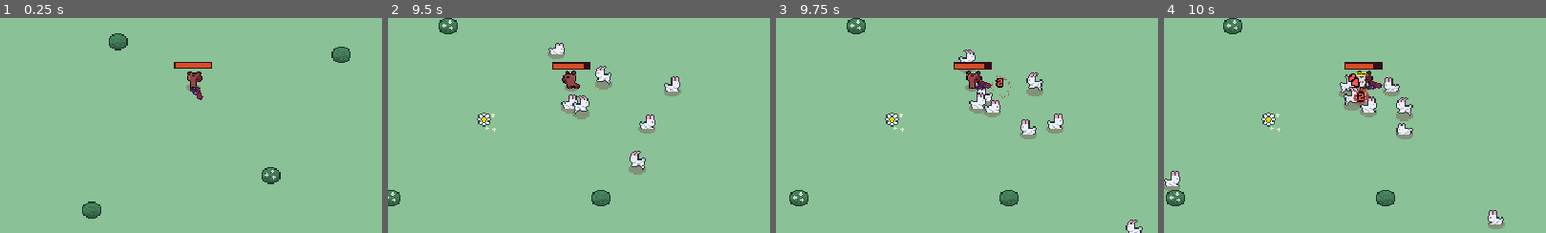
Above: before the commit, frames 1-4 (left to right).
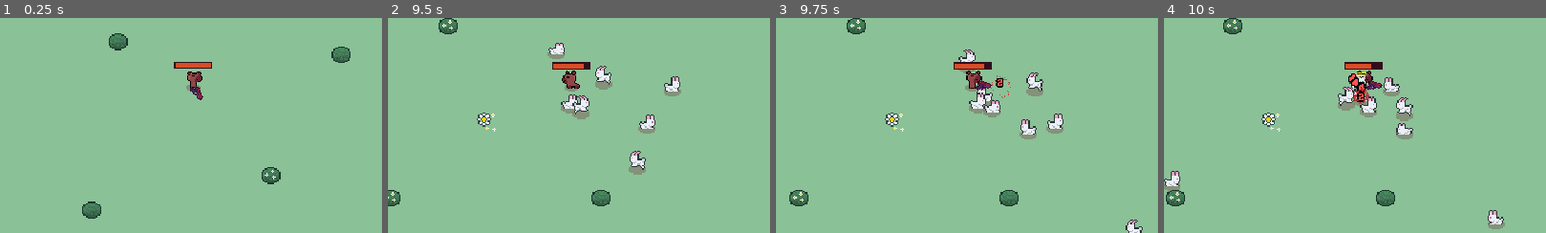
Above: after the commit, the same moments.

Repository: Sundwell/ritka-rampage
Game: Godot game, scene res://scenes/main/main.tscn
The game is run twice, just before and just after one commit, with the same random seed, the same clock (stepped at 60 frames per second) and the same inputs.
Inputs (mouse positions are % of the whole screen's width and height, from its top left):
- Up to frame 1 (0.25 s): no input
- Up to frame 2 (9.5 s): move the mouse to (72, 45) at 0.52 s; press the mouse at (72, 45) at 0.53 s; hold D (move_right) 0.53-1.28 s; move the mouse to (30, 55) at 1.27 s; release the mouse at (30, 55) at 1.28 s; hold S (move_down) 1.28-2.03 s; tap W (move_top) every 1.5 s from 1.35 to 8.85 s; move the mouse to (60, 28) at 2.02 s; press the mouse at (60, 28) at 2.03 s; hold D (move_right) 2.03-3.53 s; move the mouse to (45, 70) at 2.77 s; release the mouse at (45, 70) at 2.78 s; click (45, 70) at 2.92 s; move the mouse to (80, 65) at 3.52 s; press the mouse at (80, 65) at 3.53 s; hold A (move_left) 3.53-5.03 s; move the mouse to (20, 35) at 4.27 s; release the mouse at (20, 35) at 4.28 s; move the mouse to (55, 50) at 5.02 s; press the mouse at (55, 50) at 5.03 s; hold S (move_down) 5.03-5.78 s; move the mouse to (35, 25) at 5.77 s; release the mouse at (35, 25) at 5.78 s; hold D (move_right) 5.78-8.03 s; move the mouse to (72, 45) at 6.52 s; press the mouse at (72, 45) at 6.53 s; move the mouse to (30, 55) at 7.27 s; release the mouse at (30, 55) at 7.28 s; click (30, 55) at 7.42 s; move the mouse to (60, 28) at 8.02 s; press the mouse at (60, 28) at 8.03 s; hold S (move_down) 8.03-8.78 s; move the mouse to (45, 70) at 8.77 s; release the mouse at (45, 70) at 8.78 s; hold A (move_left) from 8.78 s (still down)
- Up to frame 3 (9.75 s): move the mouse to (80, 65) at 9.52 s; release A (move_left) at 9.53 s; press the mouse at (80, 65) at 9.53 s; hold D (move_right) from 9.53 s (still down)
- Up to frame 4 (10 s): keep holding D (move_right)
The pictures show only the part of the screen within x 24-74%, y 34-84%; the shares and areas given below are measured in that part.

Frames 1-3 are identical in both runs. In frame 4, 0.6% of the frame differs, in the area x 45-55%, y 21-44%.

Commit message:
TASK-19- Finished weapon upgrade system

Diff:
--- a/resources/upgrades/weapon_upgrades/pistol/pistol_upgrade.gd
+++ b/resources/upgrades/weapon_upgrades/pistol/pistol_upgrade.gd
@@ -11,3 +11,7 @@
 }
 
 @export var id: Id
+
+
+func get_id() -> int:
+	return id
--- /dev/null
+++ b/resources/upgrades/weapon_upgrades/pistol/pistol_upgrades_pool.tres
@@ -0,0 +1,12 @@
+[gd_resource type="Resource" script_class="WeaponUpgradesPool" load_steps=7 format=3 uid="uid://qst0kq5he2eh"]
+
+[ext_resource type="Script" path="res://resources/upgrades/weapon_upgrades/weapon_upgrades_pool.gd" id="1_fhp3j"]
+[ext_resource type="Script" path="res://resources/upgrades/weapon_upgrades/weapon_upgrade.gd" id="2_ni3rd"]
+[ext_resource type="Resource" uid="uid://cwr74oatpjrcx" path="res://resources/upgrades/weapon_upgrades/pistol/stat/damage_up.tres" id="3_us7jv"]
+[ext_resource type="Resource" uid="uid://djamg450tr134" path="res://resources/upgrades/weapon_upgrades/pistol/stat/improved_ballistics.tres" id="4_wgxph"]
+[ext_resource type="Resource" uid="uid://ddhtxwf5wm78b" path="res://resources/upgrades/weapon_upgrades/pistol/stat/shoot_rate.tres" id="5_efh7b"]
+[ext_resource type="Resource" uid="uid://cj2gajfd4cdys" path="res://resources/upgrades/weapon_upgrades/pistol/mechanic/more_bullets.tres" id="6_5qgvv"]
+
+[resource]
+script = ExtResource("1_fhp3j")
+upgrades = Array[ExtResource("2_ni3rd")]([ExtResource("6_5qgvv"), ExtResource("3_us7jv"), ExtResource("4_wgxph"), ExtResource("5_efh7b")])
--- a/resources/upgrades/weapon_upgrades/weapon_upgrade.gd
+++ b/resources/upgrades/weapon_upgrades/weapon_upgrade.gd
@@ -22,3 +22,8 @@
 var weight:
 	get():
 		return WEIGHT_BY_TYPE[type]
+
+
+func get_id() -> int:
+	push_error("get_id() must be overriden in subclass")
+	return -1
--- /dev/null
+++ b/resources/upgrades/weapon_upgrades/weapon_upgrades_pool.gd
@@ -0,0 +1,4 @@
+class_name WeaponUpgradesPool
+extends Resource
+
+@export var upgrades: Array[WeaponUpgrade] = []
--- a/scenes/autoload/game_events.gd
+++ b/scenes/autoload/game_events.gd
@@ -2,6 +2,8 @@
 
 signal orange_energy_collected(amount: float)
 signal mutation_upgrade_selected(upgrade: MutationUpgrade, current_upgrades: Dictionary)
+signal anvil_collected
+signal weapon_upgrade_selected(upgrade: WeaponUpgrade, current_upgrades: Dictionary)
 
 
 func emit_orange_energy_collected(amount: float):
@@ -10,3 +12,11 @@
 
 func emit_mutation_upgrade_selected(upgrade: MutationUpgrade, current_upgrades: Dictionary):
 	mutation_upgrade_selected.emit(upgrade, current_upgrades)
+
+
+func emit_anvil_collected():
+	anvil_collected.emit()
+
+
+func emit_weapon_upgrade_selected(upgrade: WeaponUpgrade, current_upgrades: Dictionary):
+	weapon_upgrade_selected.emit(upgrade, current_upgrades)
--- a/scenes/game_object/anvil/anvil.gd
+++ b/scenes/game_object/anvil/anvil.gd
@@ -6,4 +6,5 @@
 
 
 func on_body_entered(body: CharacterBody2D):
+	GameEvents.emit_anvil_collected()
 	queue_free()
--- a/scenes/game_object/enemy/bunny/bunny.gd
+++ b/scenes/game_object/enemy/bunny/bunny.gd
@@ -59,6 +59,7 @@
 func enter_state_die():
 	$HurtboxComponent.queue_free()
 	$HitboxComponent.queue_free()
+	$CollisionShape2D.queue_free()
 	actions_animation_player.play('die')
 
 
--- a/scenes/game_object/enemy/porcupine/porcupine.gd
+++ b/scenes/game_object/enemy/porcupine/porcupine.gd
@@ -69,6 +69,7 @@
 func enter_state_die():
 	velocity = Vector2.ZERO
 	$HurtboxComponent.queue_free()
+	$CollisionShape2D.queue_free()
 	actions_animation_player.play('die')
 
 
--- a/scenes/game_object/enemy/stubborn_cow/stubborn_cow.gd
+++ b/scenes/game_object/enemy/stubborn_cow/stubborn_cow.gd
@@ -84,6 +84,7 @@
 	velocity = Vector2.ZERO
 	$HurtboxComponent.queue_free()
 	$HitboxComponent.queue_free()
+	$CollisionShape2D.queue_free()
 	actions_animation_player.play('die')
 
 
--- a/scenes/main/main.tscn
+++ b/scenes/main/main.tscn
@@ -6,7 +6,7 @@
 [ext_resource type="PackedScene" uid="uid://r1vpw62fcrjw" path="res://scenes/ui/end_screen.tscn" id="2_jn3hq"]
 [ext_resource type="PackedScene" uid="uid://vixacdyyqg70" path="res://scenes/game_object/bush/bush.tscn" id="2_vx0vm"]
 [ext_resource type="PackedScene" uid="uid://cmt37s18d81vr" path="res://scenes/manager/enemy_manager.tscn" id="2_y0yni"]
-[ext_resource type="PackedScene" uid="uid://csopqp6wvh5n" path="res://scenes/ui/experience_bar.tscn" id="3_6rnxb"]
+[ext_resource type="PackedScene" uid="uid://csopqp6wvh5n" path="res://scenes/ui/mutations/experience_bar.tscn" id="3_6rnxb"]
 [ext_resource type="PackedScene" uid="uid://hrmwpla6w5kt" path="res://scenes/manager/arena_time_manager.tscn" id="3_dwsl6"]
 [ext_resource type="PackedScene" uid="uid://cobi6d0h2keep" path="res://scenes/manager/experience_manager.tscn" id="6_8mjvm"]
 [ext_resource type="TileSet" uid="uid://b5jwrivhevsl6" path="res://resources/tileset.tres" id="6_a6vb0"]
@@ -15,15 +15,17 @@
 [ext_resource type="PackedScene" uid="uid://bwsxcvg8tgsku" path="res://scenes/game_object/enemy/bunny/bunny.tscn" id="8_0au5e"]
 [ext_resource type="PackedScene" uid="uid://dn4ekvcuqpp12" path="res://scenes/manager/difficulty_manager.tscn" id="8_fj7m4"]
 [ext_resource type="Script" path="res://resources/difficulty/enemy_spawn_config.gd" id="8_rp34t"]
-[ext_resource type="PackedScene" uid="uid://bmkeplc4w76hm" path="res://scenes/manager/mutation_upgrade_manager.tscn" id="9_0v1sx"]
+[ext_resource type="PackedScene" uid="uid://bmkeplc4w76hm" path="res://scenes/manager/upgrades/mutation_upgrade_manager.tscn" id="9_0v1sx"]
 [ext_resource type="PackedScene" uid="uid://p4ofdanvpv5m" path="res://scenes/game_object/enemy/porcupine/porcupine.tscn" id="10_gmbgn"]
-[ext_resource type="PackedScene" uid="uid://b4tmea22onhpt" path="res://scenes/ui/upgrade_screen.tscn" id="10_o8f1v"]
+[ext_resource type="PackedScene" uid="uid://b4tmea22onhpt" path="res://scenes/ui/mutations/mutation_upgrade_screen.tscn" id="10_o8f1v"]
 [ext_resource type="Script" path="res://resources/upgrades/mutation_upgrades/mutation_upgrade.gd" id="11_21hr5"]
 [ext_resource type="PackedScene" uid="uid://dwmlg050i08ac" path="res://scenes/game_object/enemy/stubborn_cow/stubborn_cow.tscn" id="11_kh17f"]
 [ext_resource type="Resource" uid="uid://deyl22do2he2d" path="res://resources/upgrades/mutation_upgrades/shoot_rate.tres" id="12_ubkgj"]
 [ext_resource type="Resource" uid="uid://be7i0juvpifvk" path="res://resources/upgrades/mutation_upgrades/run_while_shooting.tres" id="13_xw6b4"]
 [ext_resource type="Resource" uid="uid://d4hgr8i178vm" path="res://resources/upgrades/mutation_upgrades/damage_up.tres" id="18_b5mj2"]
 [ext_resource type="PackedScene" uid="uid://wxjex0i2dwww" path="res://scenes/manager/anvil_manager.tscn" id="20_f3wcp"]
+[ext_resource type="PackedScene" uid="uid://d2a52b2apau0v" path="res://scenes/manager/upgrades/weapon_upgrade_manager.tscn" id="20_n7c20"]
+[ext_resource type="Resource" uid="uid://qst0kq5he2eh" path="res://resources/upgrades/weapon_upgrades/pistol/pistol_upgrades_pool.tres" id="21_fv107"]
 
 [sub_resource type="Resource" id="Resource_si3j4"]
 script = ExtResource("8_rp34t")
@@ -108,6 +110,10 @@
 experience_manager = NodePath("../ExperienceManager")
 upgrade_screen_scene = ExtResource("10_o8f1v")
 
+[node name="WeaponUpgradeManager" parent="Managers" node_paths=PackedStringArray("anvil_manager") instance=ExtResource("20_n7c20")]
+upgrade_pool = ExtResource("21_fv107")
+anvil_manager = NodePath("../AnvilManager")
+
 [node name="AnvilManager" parent="Managers" instance=ExtResource("20_f3wcp")]
 first_spawn_time = 60.0
 spawn_time = 120.0
--- a/scenes/manager/anvil_manager.gd
+++ b/scenes/manager/anvil_manager.gd
@@ -1,3 +1,4 @@
+class_name AnvilManager
 extends Node
 
 @export var first_spawn_time := 60.0
--- a/scenes/manager/mutation_upgrade_manager.gd
+++ b/scenes/manager/upgrades/mutation_upgrade_manager.gd
@@ -52,7 +52,7 @@
 	if upgrades_to_show.size() == 0:
 		return
 
-	var upgrade_screen = upgrade_screen_scene.instantiate() as UpgradeScreen
+	var upgrade_screen = upgrade_screen_scene.instantiate() as MutationUpgradeScreen
 	add_child(upgrade_screen)
 
 	upgrade_screen.set_mutation_upgrades(upgrades_to_show)
--- a/scenes/manager/mutation_upgrade_manager.tscn
+++ b/scenes/manager/upgrades/mutation_upgrade_manager.tscn
@@ -1,6 +1,6 @@
 [gd_scene load_steps=4 format=3 uid="uid://bmkeplc4w76hm"]
 
-[ext_resource type="Script" path="res://scenes/manager/mutation_upgrade_manager.gd" id="1_115ja"]
+[ext_resource type="Script" path="res://scenes/manager/upgrades/mutation_upgrade_manager.gd" id="1_115ja"]
 [ext_resource type="Script" path="res://resources/upgrades/mutation_upgrades/mutation_upgrade.gd" id="2_tk7aj"]
 [ext_resource type="Resource" uid="uid://deyl22do2he2d" path="res://resources/upgrades/mutation_upgrades/shoot_rate.tres" id="3_xkj54"]
 
--- /dev/null
+++ b/scenes/manager/upgrades/weapon_upgrade_manager.gd
@@ -0,0 +1,74 @@
+extends Node
+
+@export var upgrade_pool: WeaponUpgradesPool
+@export var anvil_manager: AnvilManager
+@export var upgrade_screen_scene: PackedScene
+
+var current_upgrades: Dictionary = {}
+var upgrades_weighted_table: WeightedTable = WeightedTable.new()
+
+
+func _ready() -> void:
+	update_weighted_table()
+	GameEvents.anvil_collected.connect(on_anvil_collected)
+
+
+func update_weighted_table():
+	upgrades_weighted_table.clear()
+
+	var available_upgrades: Array[WeaponUpgrade] = upgrade_pool.upgrades.duplicate()
+
+	for upgrade: WeaponUpgrade in available_upgrades:
+		upgrades_weighted_table.add_item(upgrade, upgrade.weight)
+
+
+func apply_upgrade(upgrade: WeaponUpgrade):
+	var upgrade_id = upgrade.get_id()
+
+	if not current_upgrades.has(upgrade_id):
+		current_upgrades[upgrade_id] = {
+			"resource": upgrade,
+			"quantity": 1
+		}
+	else:
+		current_upgrades[upgrade_id]["quantity"] += 1
+
+	GameEvents.emit_weapon_upgrade_selected(upgrade, current_upgrades)
+
+	if upgrade.max_quantity > 0:
+		if current_upgrades[upgrade_id]["quantity"] == upgrade.max_quantity:
+			upgrade_pool.upgrades = upgrade_pool.upgrades.filter(
+					func (pool_upgrade): return pool_upgrade.id != upgrade_id
+			)
+			update_weighted_table()
+
+
+func pick_upgrades() -> Array[WeaponUpgrade]:
+	var items = upgrades_weighted_table.pick_random_items(3)
+
+	var weapon_upgrades: Array[WeaponUpgrade] = []
+
+	for item in items:
+		if item is WeaponUpgrade:
+			weapon_upgrades.append(item)
+		else:
+			push_error("pick_random_items returned not WeaponUpgrade")
+
+	return weapon_upgrades
+
+
+func on_upgrade_selected(upgrade: WeaponUpgrade) -> void:
+	apply_upgrade(upgrade)
+
+
+func on_anvil_collected() -> void:
+	var upgrades_to_show = pick_upgrades() as Array[WeaponUpgrade]
+
+	if upgrades_to_show.size() == 0:
+		return
+
+	var upgrade_screen = upgrade_screen_scene.instantiate() as WeaponUpgradeScreen
+	add_child(upgrade_screen)
+
+	upgrade_screen.set_weapon_upgrades(upgrades_to_show)
+	upgrade_screen.upgrade_selected.connect(on_upgrade_selected)
--- /dev/null
+++ b/scenes/manager/upgrades/weapon_upgrade_manager.tscn
@@ -0,0 +1,8 @@
+[gd_scene load_steps=3 format=3 uid="uid://d2a52b2apau0v"]
+
+[ext_resource type="Script" path="res://scenes/manager/upgrades/weapon_upgrade_manager.gd" id="1_vm7ky"]
+[ext_resource type="PackedScene" uid="uid://oe5r7n7ofof4" path="res://scenes/ui/weapon_upgrades/weapon_upgrade_screen.tscn" id="2_d6gew"]
+
+[node name="WeaponUpgradeManager" type="Node"]
+script = ExtResource("1_vm7ky")
+upgrade_screen_scene = ExtResource("2_d6gew")
--- a/scenes/ui/experience_bar.tscn
+++ b/scenes/ui/mutations/experience_bar.tscn
@@ -1,6 +1,6 @@
 [gd_scene load_steps=4 format=3 uid="uid://csopqp6wvh5n"]
 
-[ext_resource type="Script" path="res://scenes/ui/experience_bar.gd" id="1_1i0uy"]
+[ext_resource type="Script" path="res://scenes/ui/mutations/experience_bar.gd" id="1_1i0uy"]
 
 [sub_resource type="StyleBoxFlat" id="StyleBoxFlat_ofvtv"]
 bg_color = Color(0.160156, 0.0644379, 0.126131, 1)
--- /dev/null
+++ b/scenes/ui/mutations/mutation_upgrade_card.gd
@@ -0,0 +1,21 @@
+class_name MutationUpgradeCard
+extends Panel
+
+signal selected
+
+@onready var title_label: Label = %TitleLabel
+@onready var description_label: Label = %DescriptionLabel
+
+
+func _ready():
+	gui_input.connect(on_gui_input)
+
+
+func on_gui_input(event: InputEvent):
+	if event.is_action_pressed('left_click'):
+		selected.emit()
+
+
+func set_mutation_upgrade(upgrade: MutationUpgrade):
+	title_label.text = upgrade.title
+	description_label.text = upgrade.description
--- /dev/null
+++ b/scenes/ui/mutations/mutation_upgrade_card.tscn
@@ -0,0 +1,45 @@
+[gd_scene load_steps=3 format=3 uid="uid://02wtk3gkbpmn"]
+
+[ext_resource type="Script" path="res://scenes/ui/mutations/mutation_upgrade_card.gd" id="1_cqhwk"]
+
+[sub_resource type="StyleBoxFlat" id="StyleBoxFlat_582wi"]
+bg_color = Color(0.210497, 0.141483, 0.228516, 1)
+corner_radius_top_left = 8
+corner_radius_top_right = 8
+corner_radius_bottom_right = 8
+corner_radius_bottom_left = 8
+
+[node name="MutationUpgradeCard" type="Panel"]
+custom_minimum_size = Vector2(100, 150)
+theme_override_styles/panel = SubResource("StyleBoxFlat_582wi")
+script = ExtResource("1_cqhwk")
+
+[node name="MarginContainer" type="MarginContainer" parent="."]
+layout_mode = 1
+anchors_preset = 15
+anchor_right = 1.0
+anchor_bottom = 1.0
+grow_horizontal = 2
+grow_vertical = 2
+theme_override_constants/margin_left = 8
+theme_override_constants/margin_top = 8
+theme_override_constants/margin_right = 8
+theme_override_constants/margin_bottom = 8
+
+[node name="VBoxContainer" type="VBoxContainer" parent="MarginContainer"]
+layout_mode = 2
+
+[node name="TitleLabel" type="Label" parent="MarginContainer/VBoxContainer"]
+unique_name_in_owner = true
+layout_mode = 2
+theme_override_font_sizes/font_size = 12
+text = "Name"
+
+[node name="DescriptionLabel" type="Label" parent="MarginContainer/VBoxContainer"]
+unique_name_in_owner = true
+custom_minimum_size = Vector2(84, 0)
+layout_mode = 2
+size_flags_horizontal = 0
+theme_override_font_sizes/font_size = 8
+text = "Some description"
+autowrap_mode = 2
--- /dev/null
+++ b/scenes/ui/mutations/mutation_upgrade_screen.gd
@@ -0,0 +1,27 @@
+class_name MutationUpgradeScreen
+extends CanvasLayer
+
+signal upgrade_selected(upgrade: MutationUpgrade)
+
+@onready var upgrade_card_container: HBoxContainer = %UpgradeCardContainer
+
+@export var upgrade_card_scene: PackedScene
+
+
+func _ready():
+	get_tree().paused = true
+
+
+func set_mutation_upgrades(upgrades: Array[MutationUpgrade]):
+	for upgrade in upgrades:
+		var upgrade_card = upgrade_card_scene.instantiate() as MutationUpgradeCard
+		upgrade_card_container.add_child(upgrade_card)
+
+		upgrade_card.set_mutation_upgrade(upgrade)
+		upgrade_card.selected.connect(on_upgrade_selected.bind(upgrade))
+
+
+func on_upgrade_selected(upgrade: MutationUpgrade):
+	upgrade_selected.emit(upgrade)
+	get_tree().paused = false
+	queue_free()
--- /dev/null
+++ b/scenes/ui/mutations/mutation_upgrade_screen.tscn
@@ -0,0 +1,27 @@
+[gd_scene load_steps=3 format=3 uid="uid://b4tmea22onhpt"]
+
+[ext_resource type="Script" path="res://scenes/ui/mutations/mutation_upgrade_screen.gd" id="1_2yi1q"]
+[ext_resource type="PackedScene" uid="uid://02wtk3gkbpmn" path="res://scenes/ui/mutations/mutation_upgrade_card.tscn" id="2_q15yy"]
+
+[node name="MutationUpgradeScreen" type="CanvasLayer"]
+process_mode = 3
+script = ExtResource("1_2yi1q")
+upgrade_card_scene = ExtResource("2_q15yy")
+
+[node name="MarginContainer" type="MarginContainer" parent="."]
+anchors_preset = 15
+anchor_right = 1.0
+anchor_bottom = 1.0
+grow_horizontal = 2
+grow_vertical = 2
+theme_override_constants/margin_left = 16
+theme_override_constants/margin_top = 16
+theme_override_constants/margin_right = 16
+theme_override_constants/margin_bottom = 16
+
+[node name="UpgradeCardContainer" type="HBoxContainer" parent="MarginContainer"]
+unique_name_in_owner = true
+layout_mode = 2
+size_flags_horizontal = 4
+size_flags_vertical = 4
+theme_override_constants/separation = 16
--- a/scenes/ui/upgrade_card.gd
+++ b/scenes/ui/weapon_upgrades/weapon_upgrade_card.gd
@@ -1,4 +1,4 @@
-class_name UpgradeCard
+class_name WeaponUpgradeCard
 extends Panel
 
 signal selected
@@ -16,6 +16,6 @@
 		selected.emit()
 
 
-func set_mutation_upgrade(upgrade: MutationUpgrade):
+func set_weapon_upgrade(upgrade: WeaponUpgrade):
 	title_label.text = upgrade.title
 	description_label.text = upgrade.description
--- a/scenes/ui/upgrade_card.tscn
+++ b/scenes/ui/weapon_upgrades/weapon_upgrade_card.tscn
@@ -1,6 +1,6 @@
-[gd_scene load_steps=3 format=3 uid="uid://02wtk3gkbpmn"]
+[gd_scene load_steps=3 format=3 uid="uid://d07jabc63stmh"]
 
-[ext_resource type="Script" path="res://scenes/ui/upgrade_card.gd" id="1_cqhwk"]
+[ext_resource type="Script" path="res://scenes/ui/weapon_upgrades/weapon_upgrade_card.gd" id="1_4c2uk"]
 
 [sub_resource type="StyleBoxFlat" id="StyleBoxFlat_582wi"]
 bg_color = Color(0.210497, 0.141483, 0.228516, 1)
@@ -9,10 +9,10 @@
 corner_radius_bottom_right = 8
 corner_radius_bottom_left = 8
 
-[node name="UpgradeCard" type="Panel"]
+[node name="WeaponUpgradeCard" type="Panel"]
 custom_minimum_size = Vector2(100, 150)
 theme_override_styles/panel = SubResource("StyleBoxFlat_582wi")
-script = ExtResource("1_cqhwk")
+script = ExtResource("1_4c2uk")
 
 [node name="MarginContainer" type="MarginContainer" parent="."]
 layout_mode = 1
--- a/scenes/ui/upgrade_screen.gd
+++ b/scenes/ui/weapon_upgrades/weapon_upgrade_screen.gd
@@ -1,4 +1,4 @@
-class_name UpgradeScreen
+class_name WeaponUpgradeScreen
 extends CanvasLayer
 
 signal upgrade_selected(upgrade: MutationUpgrade)
@@ -12,16 +12,16 @@
 	get_tree().paused = true
 
 
-func set_mutation_upgrades(upgrades: Array[MutationUpgrade]):
+func set_weapon_upgrades(upgrades: Array[WeaponUpgrade]):
 	for upgrade in upgrades:
-		var upgrade_card = upgrade_card_scene.instantiate() as UpgradeCard
+		var upgrade_card = upgrade_card_scene.instantiate() as WeaponUpgradeCard
 		upgrade_card_container.add_child(upgrade_card)
 
-		upgrade_card.set_mutation_upgrade(upgrade)
+		upgrade_card.set_weapon_upgrade(upgrade)
 		upgrade_card.selected.connect(on_upgrade_selected.bind(upgrade))
 
 
-func on_upgrade_selected(upgrade: MutationUpgrade):
+func on_upgrade_selected(upgrade: WeaponUpgrade):
 	upgrade_selected.emit(upgrade)
 	get_tree().paused = false
 	queue_free()
--- a/scenes/ui/upgrade_screen.tscn
+++ b/scenes/ui/weapon_upgrades/weapon_upgrade_screen.tscn
@@ -1,12 +1,12 @@
-[gd_scene load_steps=3 format=3 uid="uid://b4tmea22onhpt"]
+[gd_scene load_steps=3 format=3 uid="uid://oe5r7n7ofof4"]
 
-[ext_resource type="Script" path="res://scenes/ui/upgrade_screen.gd" id="1_2yi1q"]
-[ext_resource type="PackedScene" uid="uid://02wtk3gkbpmn" path="res://scenes/ui/upgrade_card.tscn" id="2_q15yy"]
+[ext_resource type="Script" path="res://scenes/ui/weapon_upgrades/weapon_upgrade_screen.gd" id="1_badlx"]
+[ext_resource type="PackedScene" uid="uid://d07jabc63stmh" path="res://scenes/ui/weapon_upgrades/weapon_upgrade_card.tscn" id="2_5ilha"]
 
-[node name="UpgradeScreen" type="CanvasLayer"]
+[node name="WeaponUpgradeScreen" type="CanvasLayer"]
 process_mode = 3
-script = ExtResource("1_2yi1q")
-upgrade_card_scene = ExtResource("2_q15yy")
+script = ExtResource("1_badlx")
+upgrade_card_scene = ExtResource("2_5ilha")
 
 [node name="MarginContainer" type="MarginContainer" parent="."]
 anchors_preset = 15
--- a/scripts/weighted_table.gd
+++ b/scripts/weighted_table.gd
@@ -5,26 +5,59 @@
 var total_weight := 0
 
 
-func add_item(item, weight: int):
+func add_item(item, weight: int) -> void:
 	items.append({
 		"value": item,
 		"weight": weight
 	})
-	total_weight += weight
+	total_weight = get_items_weight(items)
 
 
-func clear():
+func get_items_weight(item_list: Array) -> int:
+	return item_list.reduce(
+			func (acc: int, item: Variant):
+				return item.weight + acc,
+			0
+	)
+
+
+func clear() -> void:
 	items.clear()
 	total_weight = 0
 
 
-func pick_random_item():
-	var random_weight: int = randi_range(0, total_weight)
+func pick_random_item(items_to_exclude: Array = []) -> Variant:
+	var available_items = items.filter(
+			func (item):
+				return not items_to_exclude.has(item.value)
+	)
 
+	if available_items.size() == 0:
+		return null
+
+	var total_available_items_weight = get_items_weight(available_items)
+
+	var random_weight: int = randi_range(0, total_available_items_weight)
 	var weight := 0
 
-	for item in items:
+	for item in available_items:
 		weight += item.weight
 
 		if weight >= random_weight:
 			return item.value
+
+	return null
+
+
+func pick_random_items(amount: int) -> Array[Variant]:
+	var picked_items := []
+
+	for i in amount:
+		var item = pick_random_item(picked_items)
+
+		if not item:
+			break
+
+		picked_items.append(item)
+
+	return picked_items
Not shown: 1 places in scenes/main/main.tscn that only renumber resources
Renamed: scenes/ui/experience_bar.gd -> scenes/ui/mutations/experience_bar.gd
Not shown: 1 places in scenes/weapons/pistol/pistol_bullet/pistol_bullet.tscn that only renumber resources
